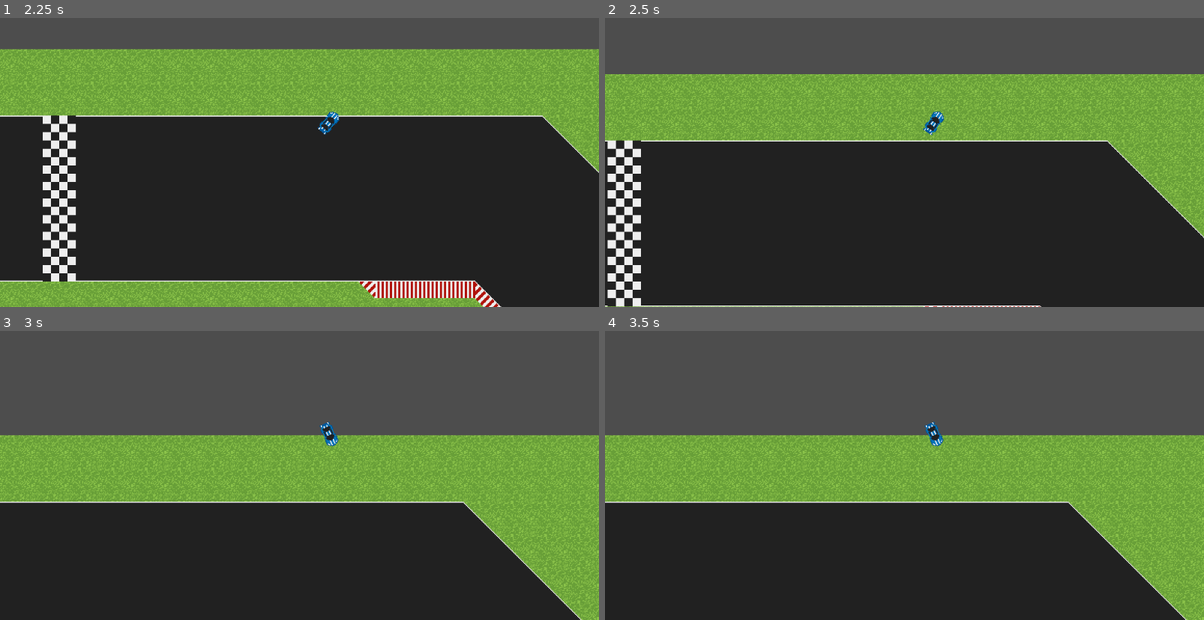
Above: before the commit, frames 1-4 (two rows, left to right).
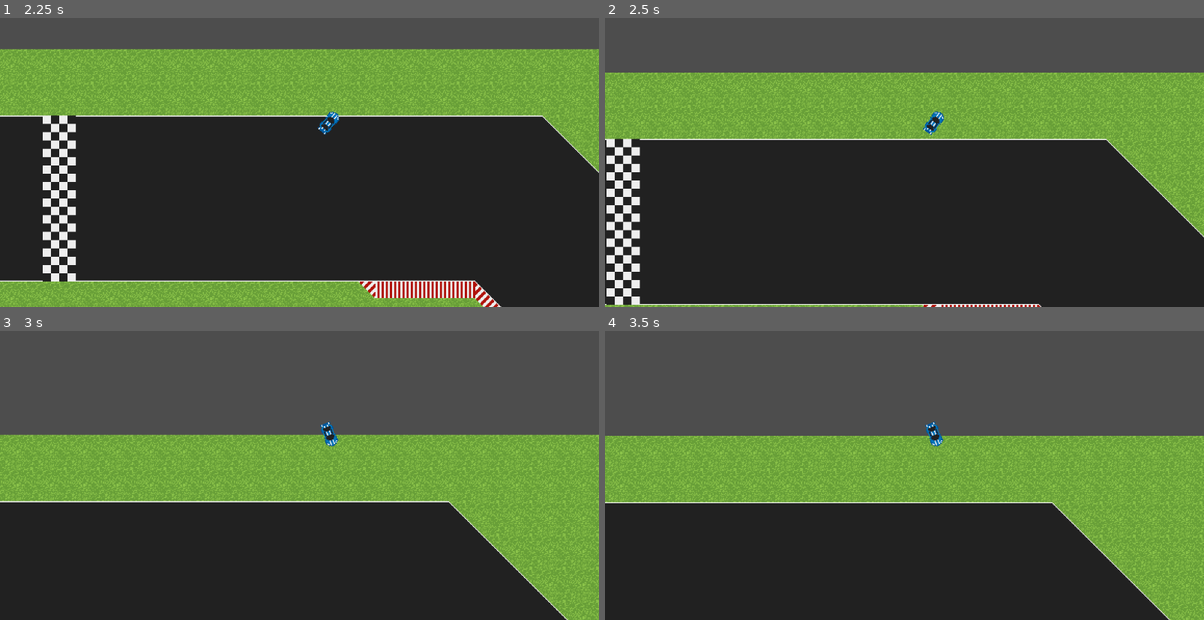
Above: after the commit, the same moments.

Repository: rocketCarlos/DriftingAcademy
Game: Godot game, scene res://scenes/test.tscn
Same seed, same stepped clock (60 frames per second), same inputs: the game is played once before the commit and once after it. The project has no main scene, so this scene is started directly.
Inputs (mouse positions are in pixels of both pictures, inside the frame that each line leads up to):
- Up to frame 1 (2.25 s): tap Enter at 0.5 s; move the mouse to (431, 122) at 0.52 s; press the mouse at (431, 122) at 0.53 s; move the mouse to (179, 156) at 1.27 s; release the mouse at (179, 156) at 1.28 s; click (179, 156) at 1.35 s; move the mouse to (359, 64) at 2.02 s; press the mouse at (359, 64) at 2.03 s
- Up to frame 2 (2.5 s): no input
- Up to frame 3 (3 s): move the mouse to (269, 518) at 2.77 s; release the mouse at (269, 518) at 2.78 s; click (269, 518) at 2.85 s
- Up to frame 4 (3.5 s): no input

Frame 1 is identical in both runs. In frame 2, 7.0% of the frame differs, in the area x 0-100%, y 18-100%; in frame 3, 6.0%; in frame 4, 6.0%.
Error before the commit: Attempt to call function 'get_custom_data' in base 'null instance' on a null instance. (res://scenes/car/car.gd:38)
Error after the commit: Attempt to call function 'get_custom_data' in base 'null instance' on a null instance. (res://scenes/car/car.gd:36)

Commit message:
Add terrain based acceleration and deacceleration

Diff:
--- a/scenes/car/car.gd
+++ b/scenes/car/car.gd
@@ -6,22 +6,20 @@
 
 #region variables
 var max_speed: float
-
 const SPEED_ROAD: float = 300.0
 const SPEED_GRASS: float = 150.0
 const SPEED_GRAVEL: float = 100.0
 
-const MAX_ACCEL: float = 1000.0
-const MIN_ACCEL: float = 500.0
-var accel: float = MIN_ACCEL
+var accel: float
+const ACCEL_ROAD: float = 500.0
+const ACCEL_GRASS: float = 250.0
+const ACCEL_GRAVEL: float = 100.0
 
-const MAX_DEACCEL: float = 1000.0
-const MIN_DEACCEL: float = 100.0
-var deaccel: float = MIN_DEACCEL
-# measures how slippery the surface is.
-# The higher, the more inertia there is
-# max is 1.0
-var slippery_factor: float = 0.98
+var deaccel: float
+const DEACCEL_ROAD: float = 100.0
+const DEACCEL_GRASS: float = 200.0
+const DEACCEL_GRAVEL: float = 400.0
+
 #endregion
 '''
 IDEAS/TODOS: add dynamic acceleration so that it feels different accelerating from stopped
@@ -39,14 +37,21 @@
 	match tile_name:
 		'road', 'curb':
 			max_speed = SPEED_ROAD
+			accel = ACCEL_ROAD
+			deaccel = DEACCEL_ROAD
 		'grass', 'gravel_grass':
 			max_speed = SPEED_GRASS
+			accel = ACCEL_GRASS
+			deaccel = DEACCEL_GRASS
 		'gravel':
 			max_speed = SPEED_GRAVEL
+			accel = ACCEL_GRAVEL
+			deaccel = DEACCEL_GRAVEL
 		_:
 			max_speed = SPEED_ROAD
+			accel = ACCEL_ROAD
+			deaccel = DEACCEL_ROAD
 
-	#TODO: also adjust acceleration based on terrain
 	#TODO: manage speed based on the specific tile each car's wheel is in!
 
 	# -----------------------------------------
@@ -54,8 +59,6 @@
 	# -----------------------------------------
 	var force =  Vector2(0.0, 0.0)
 	if Input.is_action_pressed("accelerate"):
-		#TODO: implement dynamic acceleration
-
 		# the acceleration force input by the player
 		force = accel * mouse_direction * delta
 		# apply the force to velocity
Not shown, changed: requirements.md
